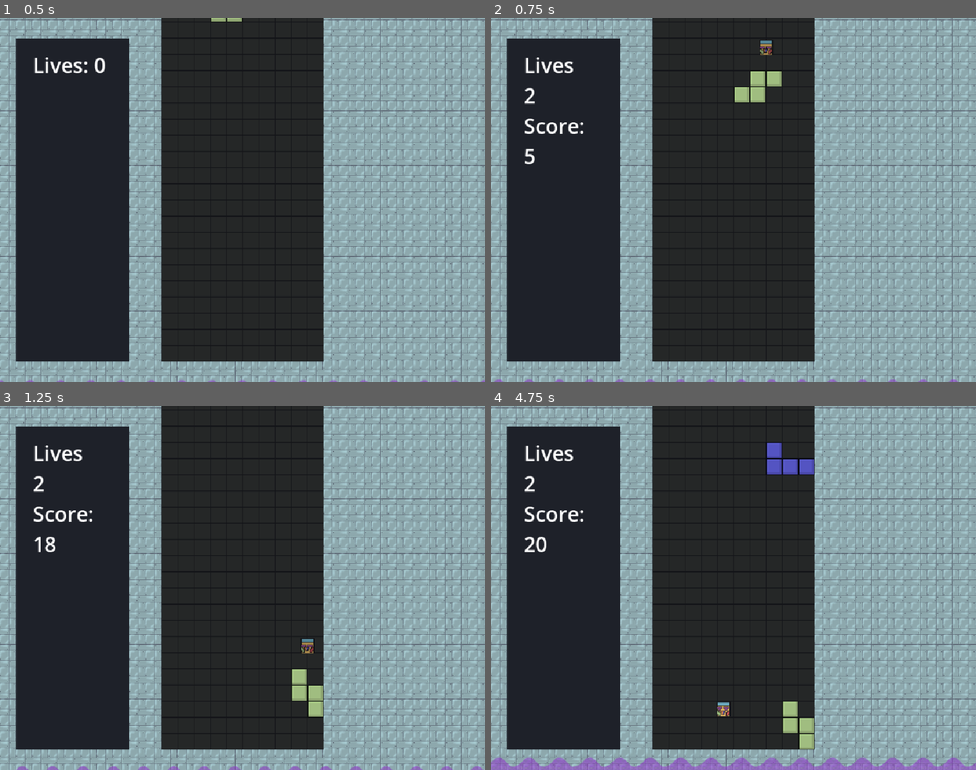
Above: before the commit, frames 1-4 (two rows, left to right).
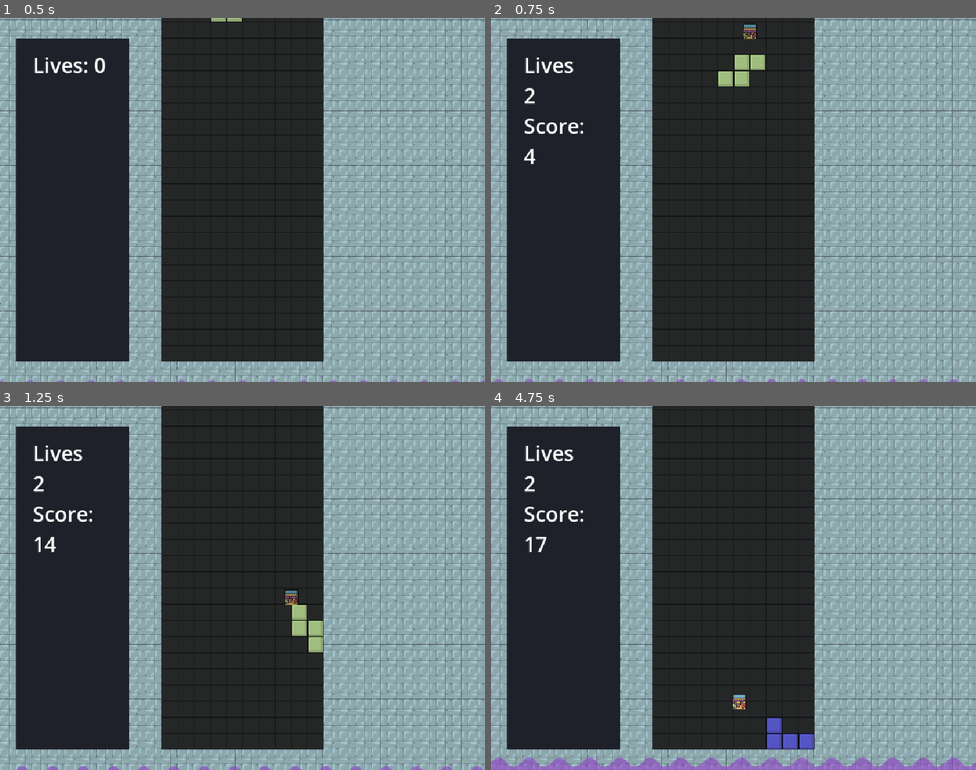
Above: after the commit, the same moments.

Repository: Lochi-dot-JPEG/twistris
Game: Godot game, scene res://locations/main.tscn
Same seed, same stepped clock (60 frames per second), same inputs: the game is played once before the commit and once after it.
Inputs:
- Up to frame 1 (0.5 s): no input
- Up to frame 2 (0.75 s): tap Enter at 0.5 s; hold D (right) from 0.53 s (still down); hold S (softdrop) from 0.53 s (still down)
- Up to frame 3 (1.25 s): keep holding D (right); keep holding S (softdrop); tap W (jump) at 0.77 s
- Up to frame 4 (4.75 s): release S (softdrop) at 1.28 s; tap S (softdrop) at 1.35, 2.3, 3.05, 3.8, 4.55 s; tap W (jump) at 1.52, 3.02, 3.77, 4.52 s; tap Space at 2 s; release D (right) at 2.03 s; hold A (left) 2.03-2.78 s; hold Z (switch) 2.03-2.78 s; hold D (right) 2.78-4.28 s; tap 1 at 2.85 s; hold 2 3.53-4.28 s; hold A (left) from 4.28 s (still down); tap 3 at 4.35 s

Frame 1 is identical in both runs. In frame 2, 1.3% of the frame differs, in the area x 6-60%, y 1-41%; in frame 3, 1.2%; in frame 4, 1.8%, in the area x 6-67%, y 10-95%.

Commit message:
fix: player mistakenly getting crushed

Diff:
--- a/entities/kid/kid.gd
+++ b/entities/kid/kid.gd
@@ -2,7 +2,7 @@
 
 
 const SPEED = 300.0
-const JUMP_VELOCITY = -400.0
+const JUMP_VELOCITY = -450.0
 
 @onready var crush_area : Area2D= %CrushArea
 @onready var sprite : AnimatedSprite2D= $AnimatedSprite2D
@@ -26,13 +26,14 @@
 
 func _crush(body) -> void:
 	if body != self:
-
-
+		print(str(body) + " crushed me")
 		sprite.play("death")
-		get_parent().process_mode = Node.PROCESS_MODE_DISABLED
-		await get_tree().create_timer(2).timeout
-		get_parent().process_mode = Node.PROCESS_MODE_INHERIT
-		crushed.emit()
+		await get_tree().create_timer(0.05).timeout
+		if body in crush_area.get_overlapping_bodies() or body in crush_area.get_overlapping_areas():
+			get_parent().process_mode = Node.PROCESS_MODE_DISABLED
+			await get_tree().create_timer(2).timeout
+			get_parent().process_mode = Node.PROCESS_MODE_INHERIT
+			crushed.emit()
 
 
 func _physics_process(delta: float) -> void:
--- a/entities/kid/kid.tscn
+++ b/entities/kid/kid.tscn
@@ -36,17 +36,16 @@
 }]
 
 [sub_resource type="RectangleShape2D" id="RectangleShape2D_4s02n"]
-size = Vector2(28, 30)
+size = Vector2(28, 28)
 
 [sub_resource type="RectangleShape2D" id="RectangleShape2D_ads0q"]
-size = Vector2(16, 16)
+size = Vector2(8, 8)
 
 [node name="Kid" type="CharacterBody2D" unique_id=1477223593]
 z_index = 2
 z_as_relative = false
-collision_mask = 2
+collision_mask = 6
 floor_stop_on_slope = false
-platform_on_leave = 2
 script = ExtResource("1_2g5ci")
 
 [node name="AnimatedSprite2D" type="AnimatedSprite2D" parent="." unique_id=656964634]
@@ -54,6 +53,7 @@
 animation = &"inactive"
 
 [node name="CollisionShape2D" type="CollisionShape2D" parent="." unique_id=1936019742]
+position = Vector2(0, 1)
 shape = SubResource("RectangleShape2D_4s02n")
 
 [node name="CrushArea" type="Area2D" parent="." unique_id=1669279599]
--- /dev/null
+++ b/entities/tetromino/block.tscn
@@ -0,0 +1,16 @@
+[gd_scene format=3 uid="uid://cp7speqt4bjrq"]
+
+[ext_resource type="Texture2D" uid="uid://q8ekbgo8cr4n" path="res://entities/tetromino/block-atlas-texture.tres" id="1_okh1r"]
+
+[sub_resource type="RectangleShape2D" id="RectangleShape2D_ads0q"]
+size = Vector2(30, 30)
+
+[node name="block4" type="CharacterBody2D" unique_id=297989096]
+collision_layer = 4
+collision_mask = 6
+
+[node name="CollisionShape2D" type="CollisionShape2D" parent="." unique_id=340484066]
+shape = SubResource("RectangleShape2D_ads0q")
+
+[node name="block" type="Sprite2D" parent="." unique_id=1384816742]
+texture = ExtResource("1_okh1r")
--- a/entities/tetromino/tetromino.gd
+++ b/entities/tetromino/tetromino.gd
@@ -135,8 +135,8 @@
 const DROP_TIME = 1
 const TIME_DROP_INCREASE = 0.002 # Time removed from drop time each second
 const MAX_TIME_AFFECT = 180000 # Max milliseconds to continue increasing drop speed
-const DAS_DELAY = 100# delay between first hit and repeating (ms)
-const AUTO_REPEAT_RATE = 50 # milliseconds to repeat a move action
+const DAS_DELAY = 150# delay between first hit and repeating (ms)
+const AUTO_REPEAT_RATE = 100 # milliseconds to repeat a move action
 
 @onready var blocks : Array[CharacterBody2D] = [
 	get_node("%block"),
@@ -250,7 +250,7 @@
 		if Input.is_action_just_pressed("rotate"):
 			_rotate(1)
 		if Input.is_action_pressed("softdrop"):
-			since_last_drop += delta * 25
+			since_last_drop += delta * 20
 
 
 	if OS.is_debug_build():
--- a/entities/tetromino/tetromino.tscn
+++ b/entities/tetromino/tetromino.tscn
@@ -1,56 +1,21 @@
 [gd_scene format=3 uid="uid://584vbcn1lhr5"]
 
-[ext_resource type="Texture2D" uid="uid://q8ekbgo8cr4n" path="res://entities/tetromino/block-atlas-texture.tres" id="1_ieslf"]
 [ext_resource type="Script" uid="uid://bo02qckut3x2n" path="res://entities/tetromino/tetromino.gd" id="1_pvnj8"]
-
-[sub_resource type="RectangleShape2D" id="RectangleShape2D_ads0q"]
-size = Vector2(30, 30)
+[ext_resource type="PackedScene" uid="uid://cp7speqt4bjrq" path="res://entities/tetromino/block.tscn" id="2_dlre0"]
 
 [node name="Tetromino" type="Node2D" unique_id=586899416]
 script = ExtResource("1_pvnj8")
 
 [node name="Blocks" type="Node2D" parent="." unique_id=1010064276]
 
-[node name="block4" type="CharacterBody2D" parent="Blocks" unique_id=2019622427]
+[node name="block" parent="Blocks" unique_id=297989096 instance=ExtResource("2_dlre0")]
 unique_name_in_owner = true
-collision_layer = 4
-collision_mask = 6
 
-[node name="CollisionShape2D" type="CollisionShape2D" parent="Blocks/block4" unique_id=386352674]
-shape = SubResource("RectangleShape2D_ads0q")
+[node name="block2" parent="Blocks" unique_id=29209623 instance=ExtResource("2_dlre0")]
+unique_name_in_owner = true
 
-[node name="block" type="Sprite2D" parent="Blocks/block4" unique_id=1870196045]
-texture = ExtResource("1_ieslf")
+[node name="block3" parent="Blocks" unique_id=1900905293 instance=ExtResource("2_dlre0")]
+unique_name_in_owner = true
 
-[node name="block3" type="CharacterBody2D" parent="Blocks" unique_id=999760885]
+[node name="block4" parent="Blocks" unique_id=1585038640 instance=ExtResource("2_dlre0")]
 unique_name_in_owner = true
-collision_layer = 4
-collision_mask = 6
-
-[node name="block2" type="Sprite2D" parent="Blocks/block3" unique_id=604351632]
-texture = ExtResource("1_ieslf")
-
-[node name="CollisionShape2D" type="CollisionShape2D" parent="Blocks/block3" unique_id=149658785]
-shape = SubResource("RectangleShape2D_ads0q")
-
-[node name="block2" type="CharacterBody2D" parent="Blocks" unique_id=609405912]
-unique_name_in_owner = true
-collision_layer = 4
-collision_mask = 6
-
-[node name="CollisionShape2D" type="CollisionShape2D" parent="Blocks/block2" unique_id=1583172029]
-shape = SubResource("RectangleShape2D_ads0q")
-
-[node name="block3" type="Sprite2D" parent="Blocks/block2" unique_id=926441512]
-texture = ExtResource("1_ieslf")
-
-[node name="block" type="CharacterBody2D" parent="Blocks" unique_id=392437247]
-unique_name_in_owner = true
-collision_layer = 4
-collision_mask = 6
-
-[node name="CollisionShape2D" type="CollisionShape2D" parent="Blocks/block" unique_id=2027669417]
-shape = SubResource("RectangleShape2D_ads0q")
-
-[node name="block4" type="Sprite2D" parent="Blocks/block" unique_id=1895682821]
-texture = ExtResource("1_ieslf")
